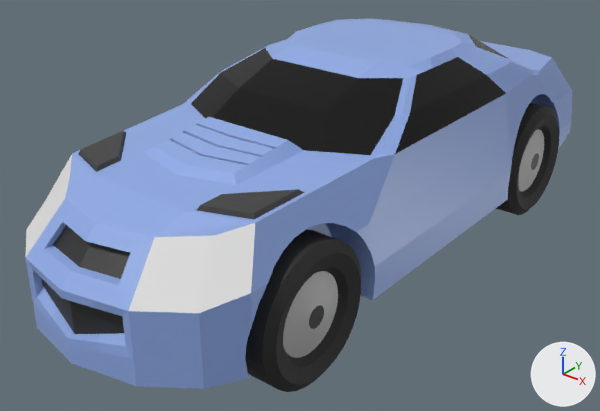
The FBX model Assets/FBX/Car.fbx, before and after one commit.
Before and after are seen from a 50 mm lens placed at (3.82, -5.95, 2.19), pointed at (-0.12, -1.02, -0.86). Every picture has the same lights, and +X, +Y and +Z are marked at lower right. Where no turn or scale is listed for an object, it has been applied to the vertices.

In view in the first picture: 'Body', 'Tire_Front', 'Tire_Front.001'.
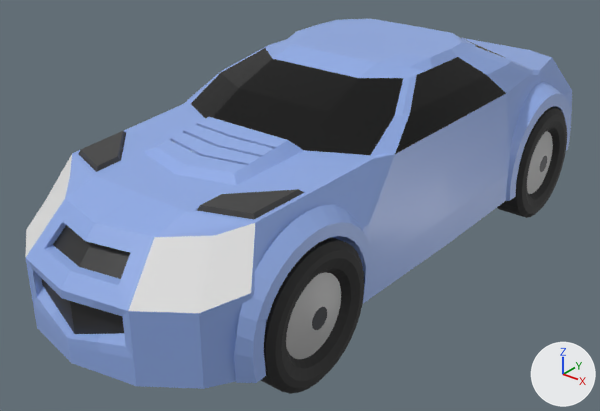
The change, as a diff of the scene's bpy script:
```diff
--- a/Assets/FBX/Car.fbx.py
+++ b/Assets/FBX/Car.fbx.py
@@ me_cube_001 @@
 # used by ob_body; location = (0.0, 0.0, 0.0)
-me_cube_001.from_pydata(...)  # 556 vertices, 408 faces; spans x -1.07..1.07, y -3.48..2.09, z -1.08..0.41
+me_cube_001.from_pydata(...)  # 928 vertices, 754 faces; spans x -1.1..1.1, y -3.48..2.09, z -1.08..0.41
+# me_cube_001 part 1: a new loose piece of 98 vertices spanning x 0.94..1.1, y 0.28..1.86, z -1.02..-0.11, in mat_body (blue #91ace7)
+# me_cube_001 part 2: 8 vertices removed from x 1.04..1.07, y -1.77..-1.66, z -1.0..-0.5; 96 vertices added at x 0.94..1.05, y -3.01..-1.56, z -1.0..-0.1
+# me_cube_001 part 3: 10 vertices moved from x -0.44..0.44, y 0.68..0.99, z 0.2..0.37 to x -0.44..0.44, y 0.54..0.89, z 0.2..0.37
 me_cube_001.materials.append(mat_body)
@@ ob_tire_front @@
 ob_tire_front = bpy.data.objects.new('Tire_Front', me_cylinder_005)
-ob_tire_front.location = (1.025, -2.288, -0.845)
+ob_tire_front.location = (1.051, -2.288, -0.845)
@@ ob_tire_front_001 @@
 ob_tire_front_001 = bpy.data.objects.new('Tire_Front.001', me_cylinder_006)
-ob_tire_front_001.location = (1.025, 1.067, -0.845)
+ob_tire_front_001.location = (1.11, 1.067, -0.845)
```

Pixel boxes [x1, y1, x2, y2] of what changed, in the pictures (600 x 411 px; the box of a moved part takes in the faces that stretch with it):
'Tire_Front', moved
    before: [245, 229, 361, 392]
    after: [261, 237, 364, 394]
'Tire_Front.001', moved
    before: [496, 103, 559, 215]
    after: [497, 107, 567, 218]
part 1 of me_cube_001, added (blue)
    after: [506, 82, 571, 201]
part 2 of me_cube_001, built on
    before: [324, 176, 450, 300]
    after: [234, 176, 450, 383]
part 3 of me_cube_001, moved or reshaped
    before: [376, 19, 509, 59]
    after: [454, 34, 506, 58]
